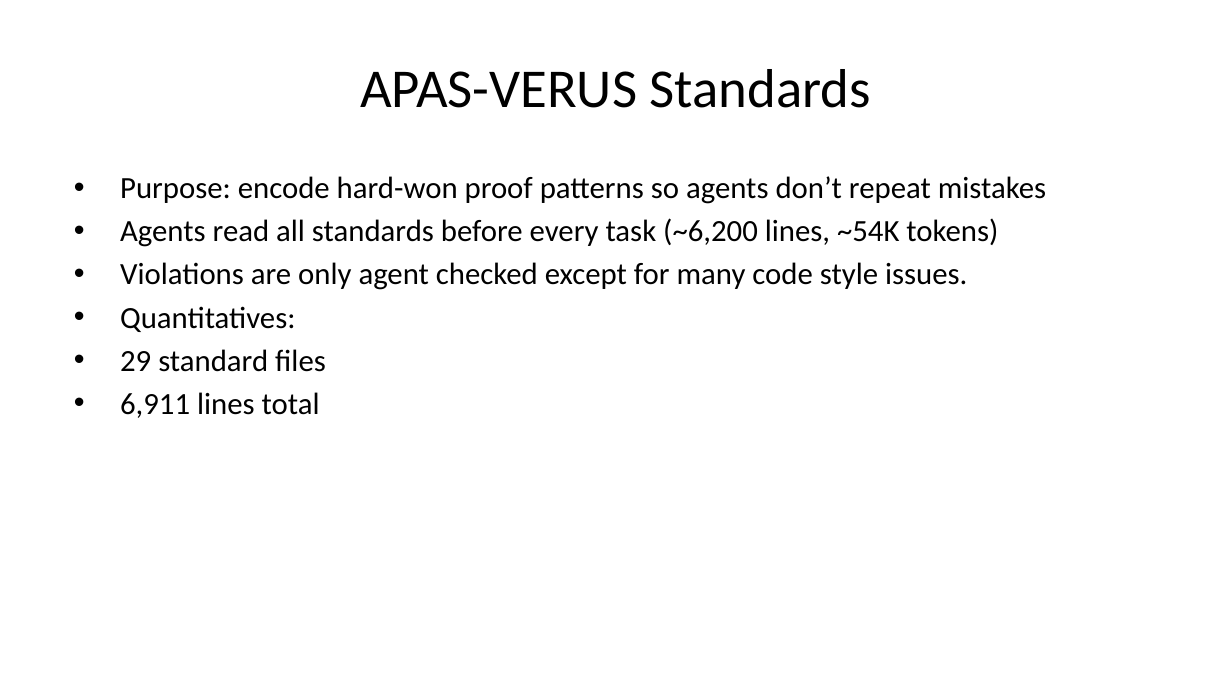
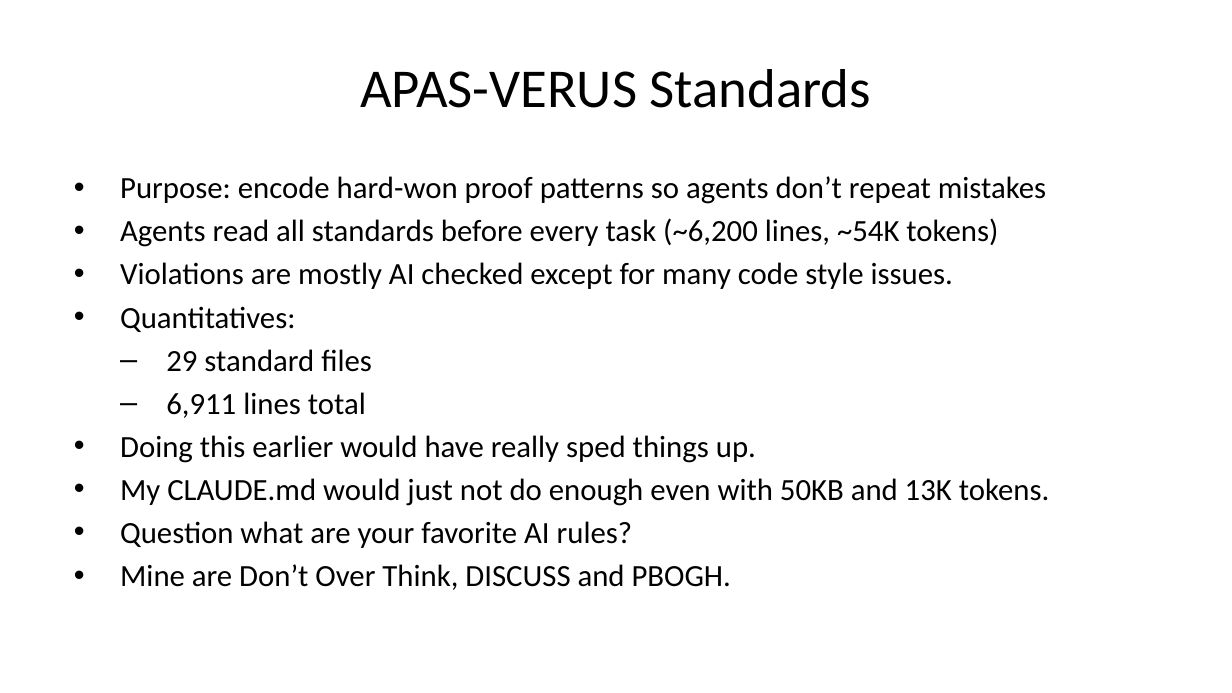
Before and after one commit to briangmilnes/APAS-VERUS, a slide deck: slide 42 of lectures/slidesMSR.pptx (slide 41 before the commit). Drawn at 1232x693 pixels with LibreOffice and Linux fonts; fonts in the diff are those of the drawing. Boxes give left, top, right and bottom in pixels: in the first picture for what was removed or moved away, otherwise in the second. Text is boxed around its words. In the diff, an @@ line names an element or a change of style, - is before the commit and + after.

```diff
--- a/lectures/slidesMSR.pptx
+++ b/lectures/slidesMSR.pptx
@@ text at (120,262,953,289): text changed @@
-• Violations are only agent checked except for many code style issues.
+• Violations are mostly AI checked except for many code style issues.
@@ text at (166,349,372,418): bullet • to –; list level 1 to 2 in "29 standard files"; list level 1 to 2 in "6,911 lines total" @@
@@ text at (120,435,1050,590): paragraphs added @@
+• Doing this earlier would have really sped things up.
+• My CLAUDE.md would just not do enough even with 50KB and 13K tokens.
+• Question what are your favorite AI rules?
+• Mine are Don’t Over Think, DISCUSS and PBOGH.
```
Also in this commit, not shown: 18 other slides changed, 1 slide added, 1 other file.
